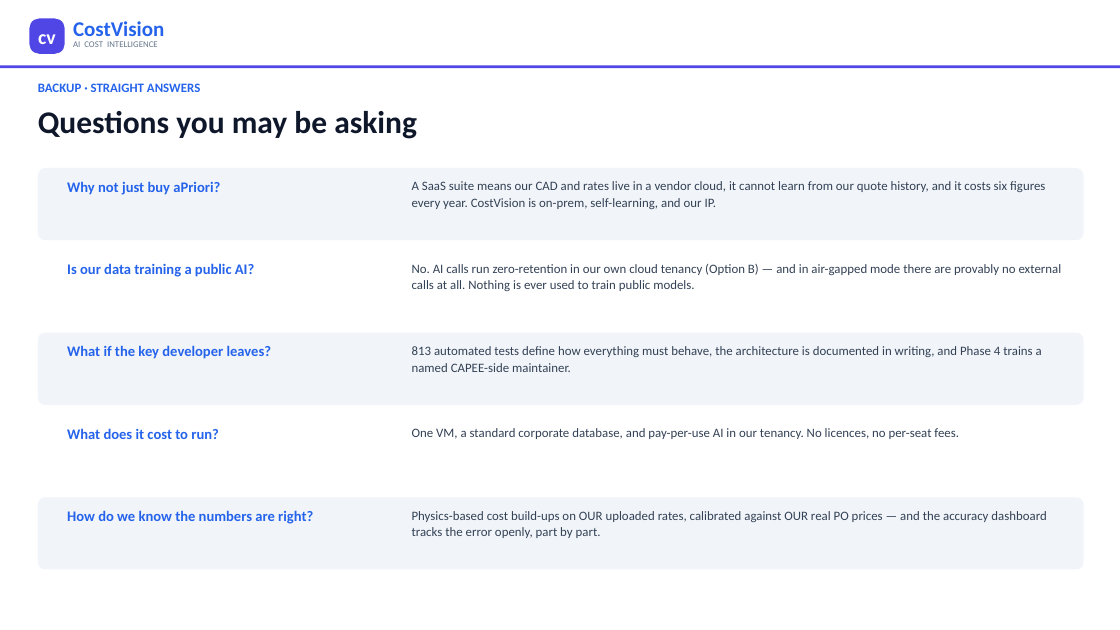
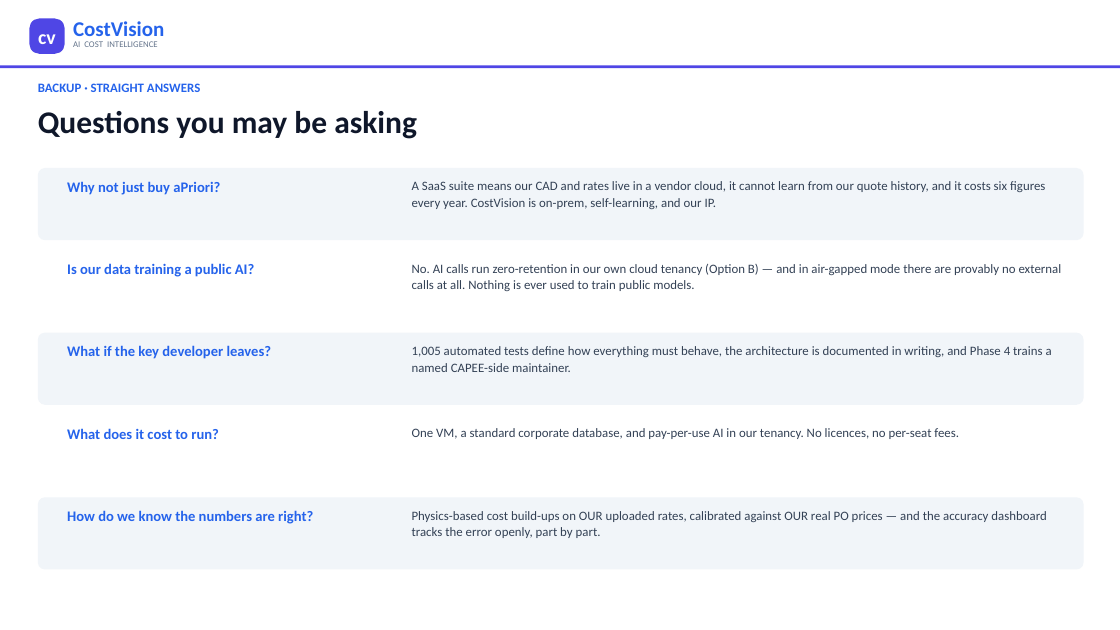
Before and after one commit to bhosaleavinash546/leamington-marathi, a slide deck: slide 22 of CostVision-Implementation-Blueprint.pptx. Drawn at 1120x630 pixels with LibreOffice and Linux fonts; fonts in the diff are those of the drawing. Boxes give left, top, right and bottom in pixels: in the first picture for what was removed or moved away, otherwise in the second. Text is boxed around its words. In the diff, an @@ line names an element or a change of style, - is before the commit and + after.

```diff
--- a/CostVision-Implementation-Blueprint.pptx
+++ b/CostVision-Implementation-Blueprint.pptx
@@ text at (412,346,1052,372): text changed @@
-813 automated tests define how everything must behave, the architecture is documented in writing, and Phase 4 trains a named CAPEE-side maintainer.
+1,005 automated tests define how everything must behave, the architecture is documented in writing, and Phase 4 trains a named CAPEE-side maintainer.
```
Also in this commit, not shown: 5 other slides changed, 1 other file.
